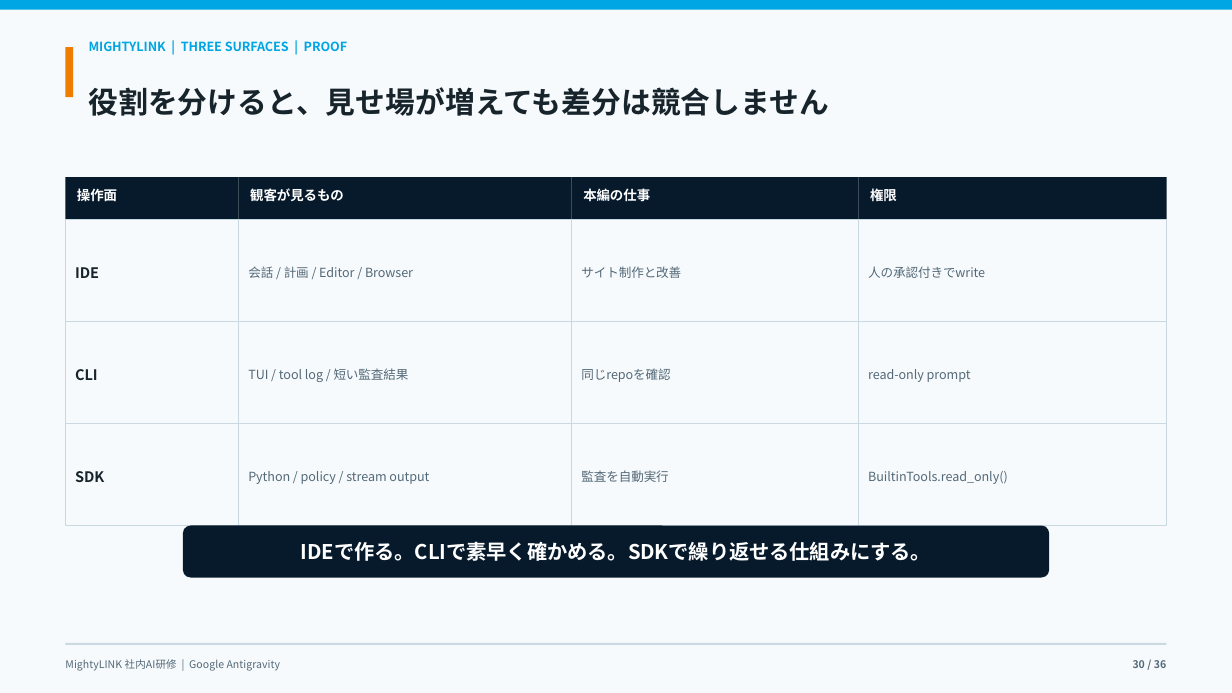
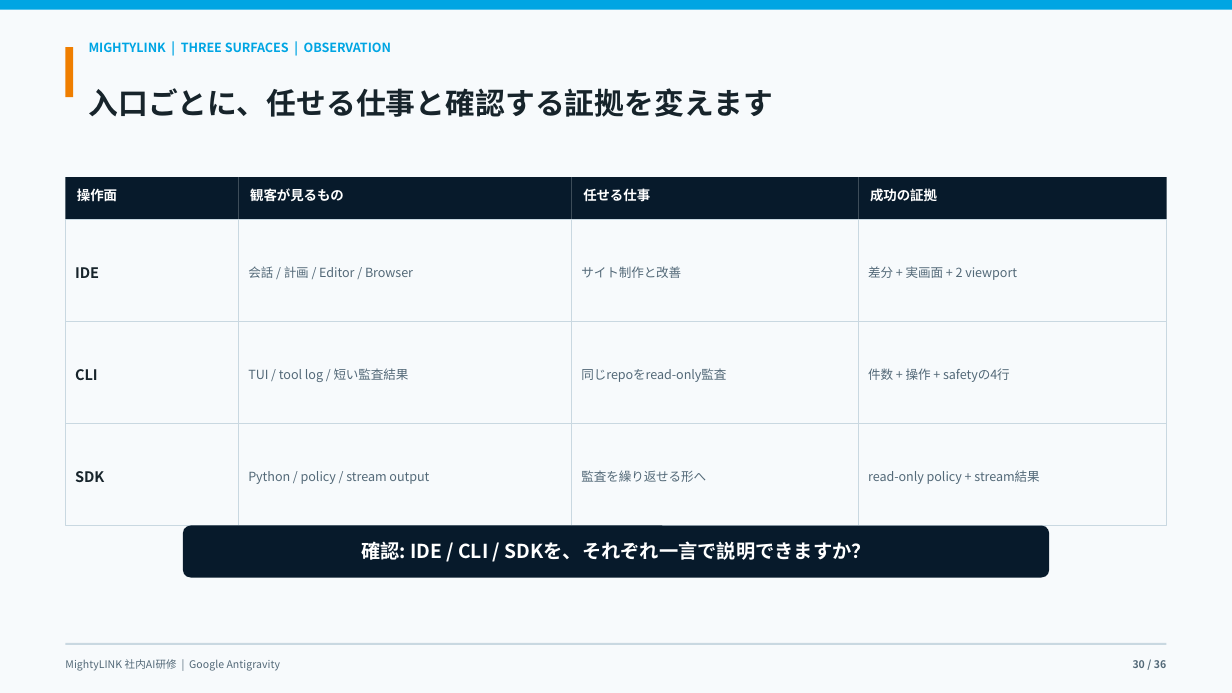
Before and after one commit to kanta13jp1/mighty-link-ai-connect, a slide deck: slide 30 of exports/knowledge_flow/mighty_skill_bridge_antigravity_user_guide_2026.pptx. Drawn at 1232x693 pixels with LibreOffice and Linux fonts; fonts in the diff are those of the drawing. Boxes give left, top, right and bottom in pixels: in the first picture for what was removed or moved away, otherwise in the second. Text is boxed around its words. In the diff, an @@ line names an element or a change of style, - is before the commit and + after.

```diff
--- a/exports/knowledge_flow/mighty_skill_bridge_antigravity_user_guide_2026.pptx
+++ b/exports/knowledge_flow/mighty_skill_bridge_antigravity_user_guide_2026.pptx
@@ text at box(89, 42, 391, 52): text changed @@
-MIGHTYLINK | THREE SURFACES | PROOF
+MIGHTYLINK | THREE SURFACES | OBSERVATION
@@ text removed at box(89, 87, 830, 116) @@
-役割を分けると、見せ場が増えても差分は競合しません
@@ text added at box(89, 88, 774, 117), 23.2 pt, text #17242B, bold @@
+入口ごとに、任せる仕事と確認する証拠を変えます
@@ text at box(583, 188, 650, 202): text changed @@
-本編の仕事
+任せる仕事
@@ text at box(870, 188, 937, 201): text changed @@
-権限
+成功の証拠
@@ text at box(868, 266, 1017, 280): text changed @@
-人の承認付きでwrite
+差分 + 実画面 + 2 viewport
@@ text at box(581, 368, 726, 382): text changed @@
-同じrepoを確認
+同じrepoをread-only監査
@@ text at box(868, 368, 1010, 382): text changed @@
-read-only prompt
+件数 + 操作 + safetyの4行
@@ text at box(581, 470, 706, 482): text changed @@
-監査を自動実行
+監査を繰り返せる形へ
@@ text at box(868, 470, 1039, 484): text changed @@
-BuiltinTools.read_only()
+read-only policy + stream結果
@@ text at box(361, 541, 871, 560): text changed; size 15.8 to 15 pt @@
-IDEで作る。CLIで素早く確かめる。SDKで繰り返せる仕組みにする。
+確認: IDE / CLI / SDKを、それぞれ一言で説明できますか？
```
Also in this commit, not shown: 31 other slides changed, 3 slides added, 3 slides removed, 5 other files.
